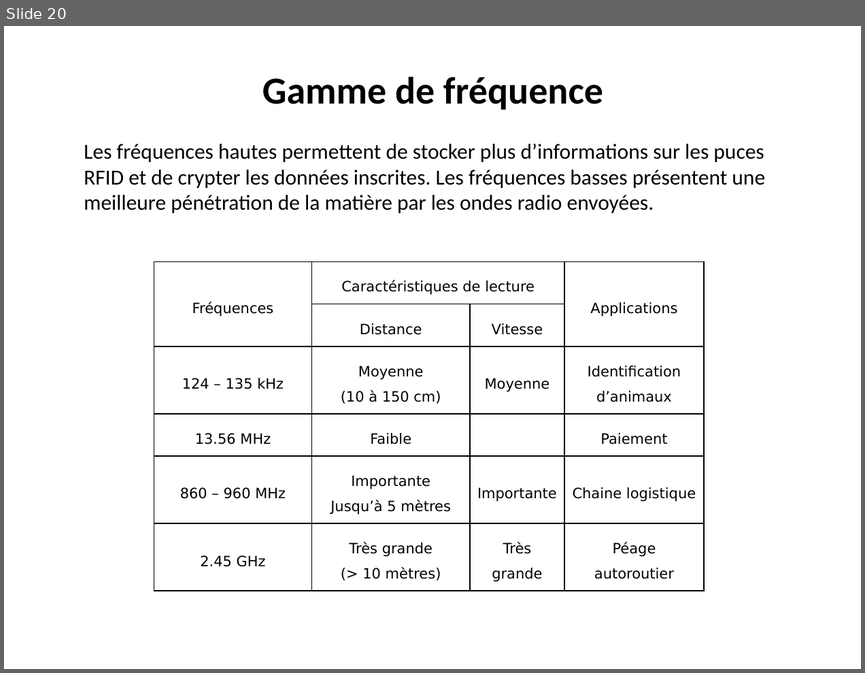
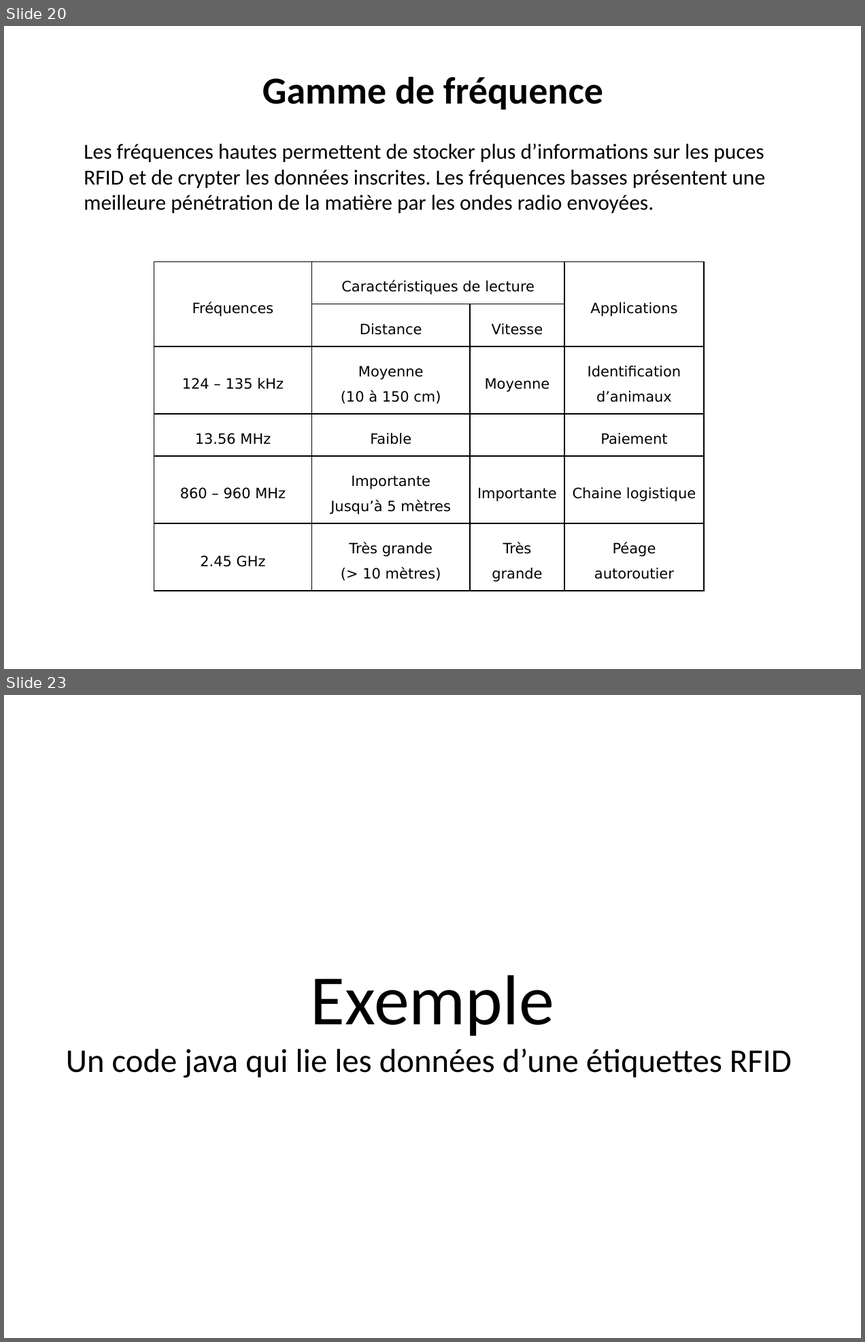
Before and after one commit to adeiry/RFID, a slide deck: RFID.pptx. Shown one above the other, each under a label of ours: slide 20 before the commit, slides 20 and 23 after it; the slides between them are not shown. The pictures are 865x673 and 865x1342 pixels, drawn with LibreOffice and Linux fonts; fonts in the diff are those of the drawing. Boxes give left, top, right and bottom in pixels: in the first picture for what was removed or moved away, otherwise in the second. Text is boxed around its words. In the diff, an @@ line names an element or a change of style, - is before the commit and + after.

```diff
--- a/RFID.pptx
+++ b/RFID.pptx
@@ slide 23 added at (4, 695, 861, 1338), background #FFFFFF @@
@@ title added at (66, 974, 791, 1078), 27.9 pt, text #000000 @@
+Exemple
+Un code java qui lie les données d’une étiquettes RFID
```
Also in this commit, not shown: 6 other slides added.
